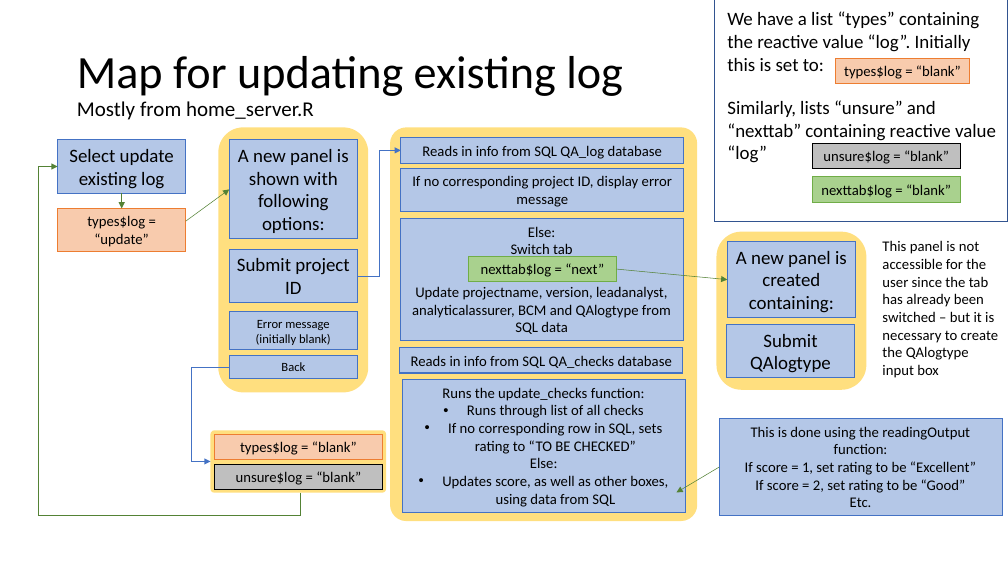
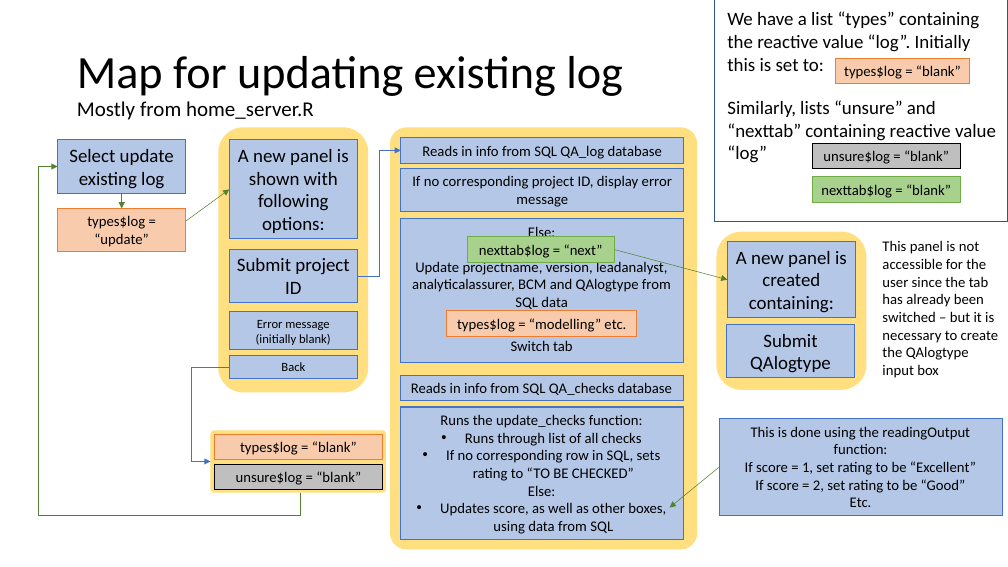
Before and after one commit to tmorley1/qa_log_app, a slide deck: slide 7 of QA log app - behind the code.pptx (slide 6 before the commit). Drawn at 1008x567 pixels with LibreOffice and Linux fonts; fonts in the diff are those of the drawing. Boxes give left, top, right and bottom in pixels: in the first picture for what was removed or moved away, otherwise in the second. Text is boxed around its words. In the diff, an @@ line names an element or a change of style, - is before the commit and + after.

```diff
--- a/QA log app - behind the code.pptx
+++ b/QA log app - behind the code.pptx
@@ rounded rectangle resized from (x1=390, y1=127, x2=697, y2=521) to (x1=390, y1=127, x2=697, y2=549) @@
@@ rectangle "Else:" resized from (x1=400, y1=219, x2=683, y2=341) to (x1=400, y1=219, x2=683, y2=362) @@
@@ rectangle "nexttab$log = “next”" moved from (x1=469, y1=256, x2=616, y2=282) to (x1=467, y1=237, x2=615, y2=262) @@
@@ text in rectangle at (x1=412, y1=259, x2=671, y2=312): paragraph added @@
+Update projectname, version, leadanalyst, analyticalassurer, BCM and QAlogtype from SQL data
@@ arrow moved from (616, 269) - (727, 280) to (615, 250) - (727, 280) @@
@@ text in rectangle at (x1=412, y1=286, x2=671, y2=334): paragraph removed @@
-Update projectname, version, leadanalyst, analyticalassurer, BCM and QAlogtype from SQL data
@@ rectangle added at (x1=447, y1=311, x2=637, y2=337), fill #F8CBAD, outline #ED7D31 1 pt, 14 pt, text #000000 @@
+types$log = “modelling” etc.
@@ rectangle "Reads in info from SQL ..." moved from (x1=400, y1=348, x2=683, y2=374) to (x1=400, y1=375, x2=683, y2=401) @@
@@ rectangle "Runs the update_checks function:" moved from (x1=402, y1=380, x2=685, y2=512) to (x1=400, y1=407, x2=683, y2=539) @@
@@ arrow moved from (719, 467) - (677, 492) to (719, 467) - (670, 507) @@
```
Also in this commit, not shown: 3 slides added, 3 other files.
